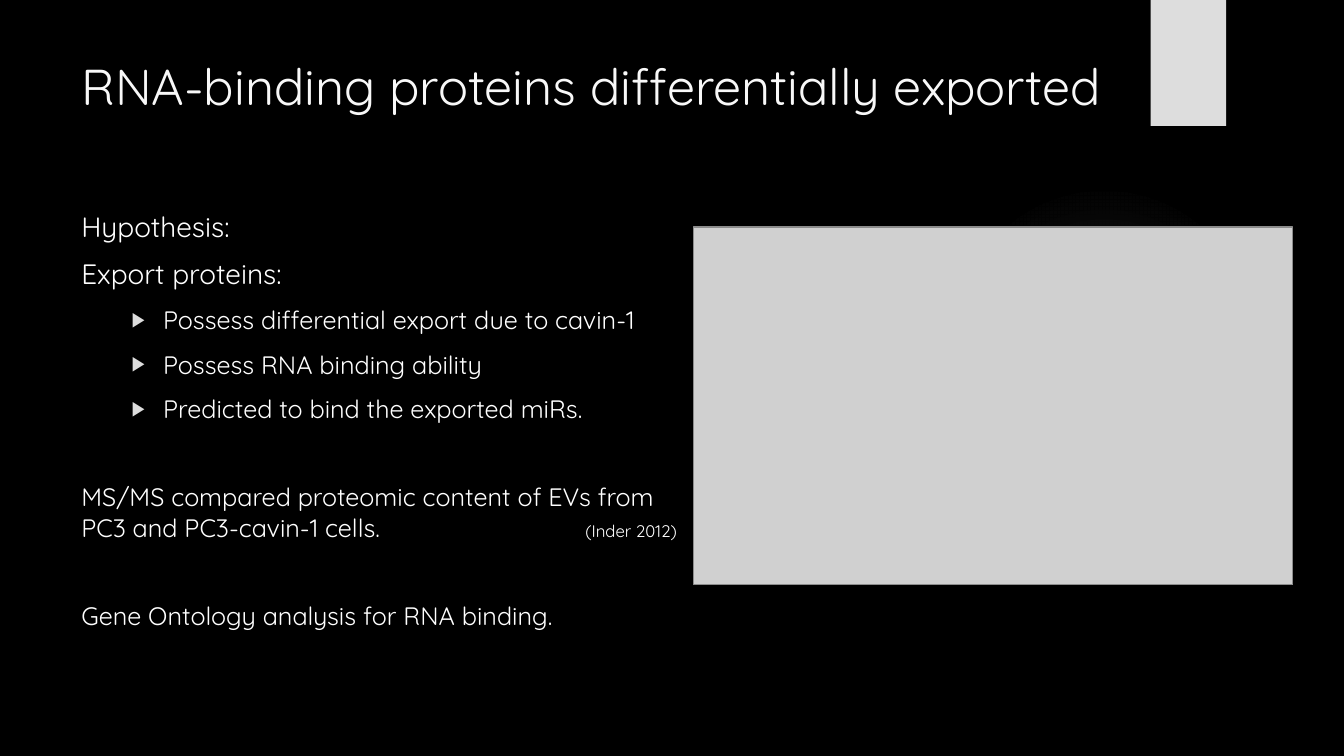
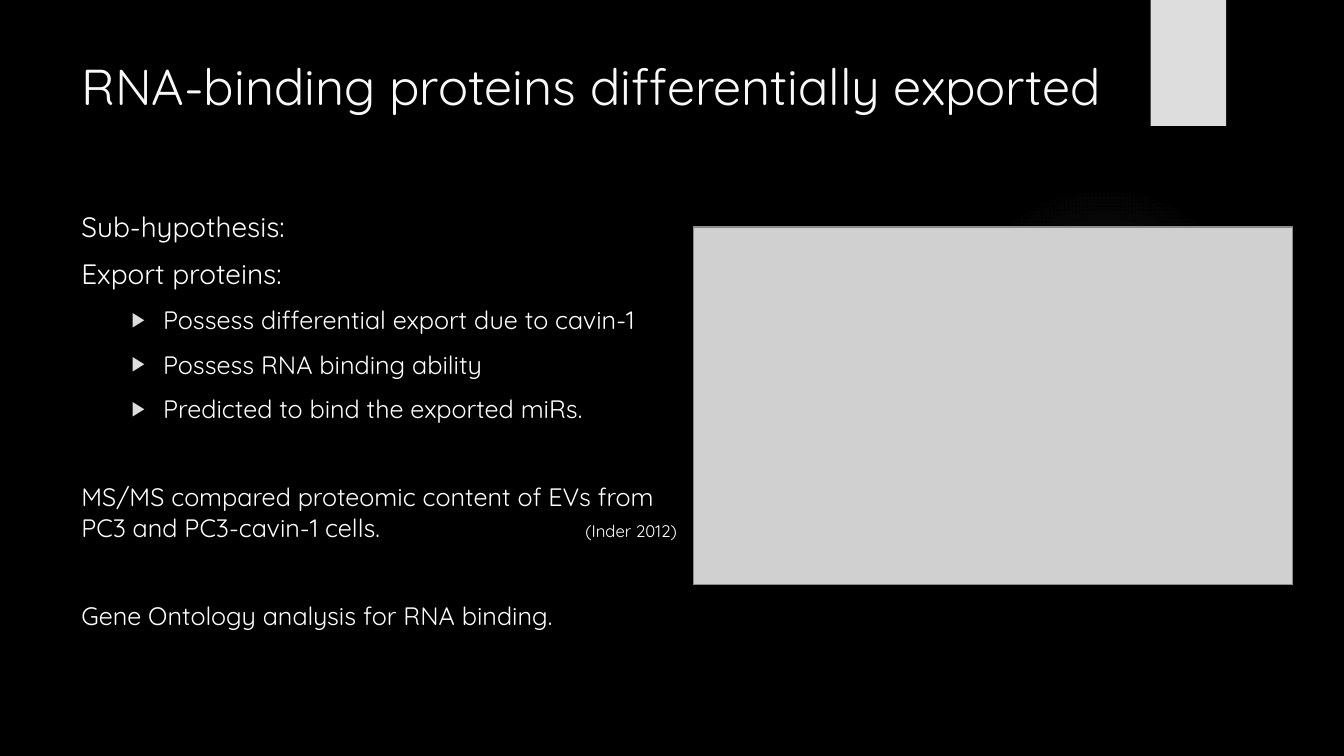
Before and after one commit to HarleyRobinson/Honours2, a slide deck: slide 14 of BackgroundInfo/CollCompBiol.pptx. Drawn at 1344x756 pixels with LibreOffice and Linux fonts; fonts in the diff are those of the drawing; grey boxes stand for pictures; background and template pictures are left out. Boxes give left, top, right and bottom in pixels: in the first picture for what was removed or moved away, otherwise in the second. Text is boxed around its words. In the diff, an @@ line names an element or a change of style, - is before the commit and + after.

```diff
--- a/BackgroundInfo/CollCompBiol.pptx
+++ b/BackgroundInfo/CollCompBiol.pptx
@@ text at [81,216,284,243]: text changed @@
-Hypothesis:
+Sub-hypothesis:
```
Also in this commit, not shown: 6 other slides changed, 1 slide added, 1 slide removed, 2 other files.
